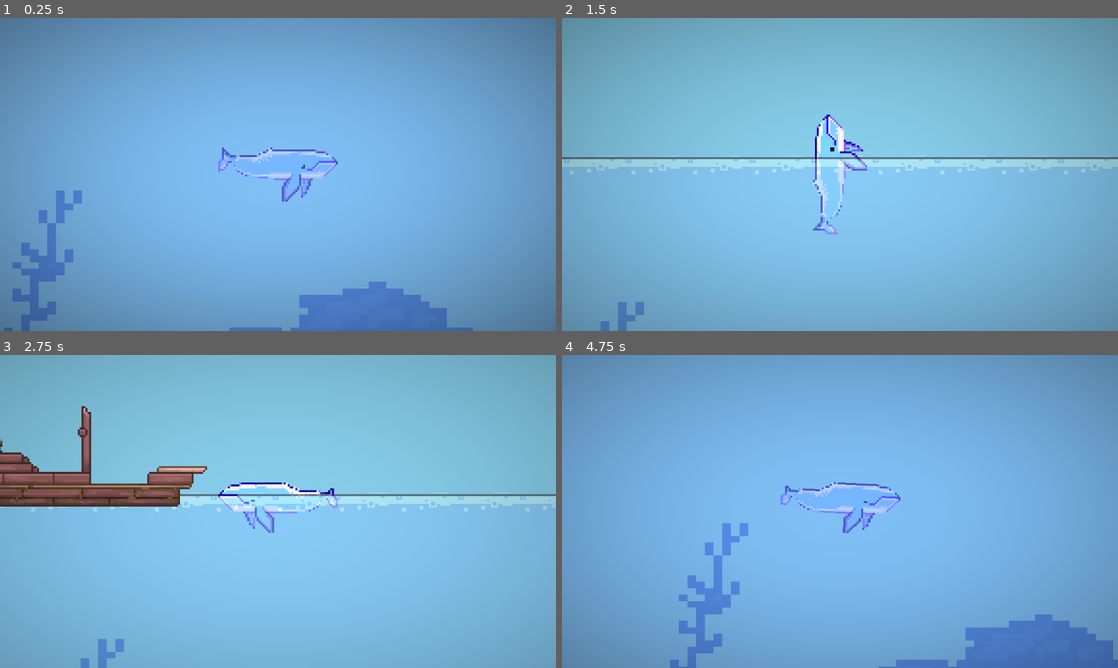
Above: before the commit, frames 1-4 (two rows, left to right).
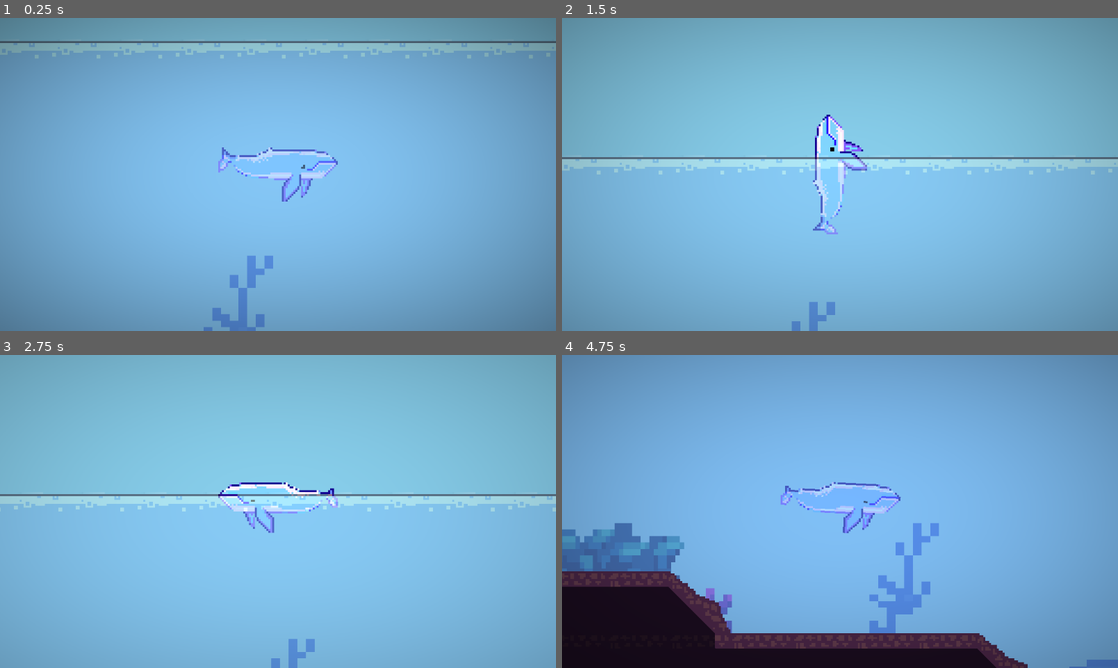
Above: after the commit, the same moments.

Repository: milana-94888u/revenge-of-the-deep
Game: Godot game, scene res://src/world/world.tscn
Two runs of this game, one before a commit and one after it. Both use one fixed random seed, a clock stepped at 60 frames per second and the inputs below.
Inputs:
- Up to frame 1 (0.25 s): no input
- Up to frame 2 (1.5 s): hold Up (ui_up) from 0.53 s (still down)
- Up to frame 3 (2.75 s): release Up (ui_up) at 2.03 s; hold Left (ui_left) from 2.03 s (still down)
- Up to frame 4 (4.75 s): release Left (ui_left) at 3.53 s; hold Down (ui_down) 3.53-4.28 s; hold Right (ui_right) from 4.28 s (still down)

The runs differ from the first frame. In frame 1, 8.9% of the frame differs, in the area x 0-100%, y 7-100%; in frame 2, 1.5%; in frame 3, 5.7%; in frame 4, 21%, in the area x 0-100%, y 53-100%.

Commit message:
add simple harpoon

Diff:
--- a/project.godot
+++ b/project.godot
@@ -21,6 +21,8 @@
 
 [rendering]
 
+textures/canvas_textures/default_texture_filter=0
+textures/canvas_textures/default_texture_repeat=1
 renderer/rendering_method="gl_compatibility"
 renderer/rendering_method.mobile="gl_compatibility"
 environment/defaults/default_clear_color=Color(0.529412, 0.807843, 0.921569, 1)
--- /dev/null
+++ b/src/harpoon/harpoon.gd
@@ -0,0 +1,67 @@
+extends Node2D
+class_name Harpoon
+
+
+signal launched
+signal returned
+
+
+enum MoveMode {KEEP, EXTEND, RETRACT}
+
+
+@export var speed := 100.0
+@export var length := 150.0
+
+
+var move_mode := MoveMode.KEEP
+var direction := Vector2.DOWN
+
+
+@onready var rope_line := $RopeLine as Line2D
+@onready var head := $HeadArea as Area2D
+
+
+func get_rope_vector() -> Vector2:
+	return rope_line.points[1] - rope_line.points[0]
+
+
+func set_head_position(pos: Vector2) -> void:
+	rope_line.points[1] = pos
+	head.position = pos
+
+
+func launch(launch_direction: Vector2) -> void:
+	if move_mode != MoveMode.KEEP:
+		return
+	direction = launch_direction.normalized()
+	head.rotation = Vector2.RIGHT.angle_to(direction)
+	move_mode = MoveMode.EXTEND
+	launched.emit()
+
+
+func extend(change: Vector2) -> void:
+	set_head_position(head.position + change)
+	if get_rope_vector().length() >= length:
+		move_mode = MoveMode.RETRACT
+
+
+func retract(change: Vector2) -> void:
+	set_head_position(head.position - change)
+	if get_rope_vector().length() < length * 0.1:
+		set_head_position(Vector2.ZERO)
+		move_mode = MoveMode.KEEP
+		returned.emit()
+
+
+func _physics_process(delta: float) -> void:
+	var frame_change := delta * speed * direction
+	match move_mode:
+		MoveMode.EXTEND:
+			extend(frame_change)
+		MoveMode.RETRACT:
+			retract(frame_change)
+
+
+func _on_head_area_body_entered(body: Node2D) -> void:
+	if body is Whale:
+		body
--- /dev/null
+++ b/src/harpoon/harpoon.tscn
@@ -0,0 +1,30 @@
+[gd_scene load_steps=5 format=3 uid="uid://sa65o84q4iw4"]
+
+[ext_resource type="Texture2D" uid="uid://b8gykghew4q38" path="res://assets/harpoon/rope_fragment.png" id="1_d771j"]
+[ext_resource type="Script" path="res://src/harpoon/harpoon.gd" id="1_hii4b"]
+[ext_resource type="Texture2D" uid="uid://fop0emx8yuyy" path="res://assets/harpoon/harpoon_head.png" id="2_0ib5x"]
+
+[sub_resource type="CircleShape2D" id="CircleShape2D_tovwf"]
+radius = 14.0357
+
+[node name="Harpoon" type="Node2D"]
+script = ExtResource("1_hii4b")
+
+[node name="RopeLine" type="Line2D" parent="."]
+points = PackedVector2Array(0, 0, 0, 0)
+width = 2.0
+texture = ExtResource("1_d771j")
+texture_mode = 1
+begin_cap_mode = 2
+end_cap_mode = 2
+
+[node name="HeadArea" type="Area2D" parent="."]
+rotation = 1.5708
+
+[node name="HarpoonHead" type="Sprite2D" parent="HeadArea"]
+texture = ExtResource("2_0ib5x")
+
+[node name="CollisionShape2D" type="CollisionShape2D" parent="HeadArea"]
+shape = SubResource("CircleShape2D_tovwf")
+
+[connection signal="body_entered" from="HeadArea" to="." method="_on_head_area_body_entered"]
--- a/src/ship/ship.gd
+++ b/src/ship/ship.gd
@@ -1,6 +1,26 @@
-extends Sprite2D
+extends PathFollow2D
+
+
+@export var speed := 50.0
+
+var moving := true
+
+@onready var harpoon := $Harpoon as Harpoon
+
+
+func _physics_process(delta: float) -> void:
+	if moving:
+		progress += speed * delta
 
 
 func _on_attack_area_body_entered(body: Node2D) -> void:
 	if body is Whale:
-		body
+		harpoon.launch(body.global_position - global_position)
+
+
+func _on_harpoon_launched() -> void:
+	moving = false
+
+
+func _on_harpoon_returned() -> void:
+	moving = true
--- a/src/ship/ship.tscn
+++ b/src/ship/ship.tscn
@@ -1,8 +1,9 @@
-[gd_scene load_steps=7 format=3 uid="uid://sg1awmxnd4x5"]
+[gd_scene load_steps=8 format=3 uid="uid://sg1awmxnd4x5"]
 
+[ext_resource type="Script" path="res://src/ship/ship.gd" id="1_ds7yo"]
 [ext_resource type="Texture2D" uid="uid://chh5s6oto3qxx" path="res://assets/ship/ship_full.png" id="1_mxkm1"]
 [ext_resource type="Texture2D" uid="uid://c77kvisssyumx" path="res://assets/ship/ship_particles.png" id="2_2m1jq"]
-[ext_resource type="Script" path="res://src/ship/ship.gd" id="2_8wga2"]
+[ext_resource type="PackedScene" uid="uid://sa65o84q4iw4" path="res://src/harpoon/harpoon.tscn" id="4_qbp3t"]
 
 [sub_resource type="CanvasItemMaterial" id="CanvasItemMaterial_lsxgu"]
 particles_animation = true
@@ -28,10 +29,12 @@
 [sub_resource type="RectangleShape2D" id="RectangleShape2D_ith0v"]
 size = Vector2(192, 128)
 
-[node name="Ship" type="Sprite2D"]
+[node name="Ship" type="PathFollow2D"]
+script = ExtResource("1_ds7yo")
+
+[node name="Ship" type="Sprite2D" parent="."]
 texture_filter = 1
 texture = ExtResource("1_mxkm1")
-script = ExtResource("2_8wga2")
 
 [node name="DestroyParticles" type="GPUParticles2D" parent="."]
 material = SubResource("CanvasItemMaterial_lsxgu")
@@ -52,4 +55,9 @@
 position = Vector2(0, 64)
 shape = SubResource("RectangleShape2D_ith0v")
 
+[node name="Harpoon" parent="." instance=ExtResource("4_qbp3t")]
+position = Vector2(8, 14)
+
 [connection signal="body_entered" from="AttackArea" to="." method="_on_attack_area_body_entered"]
+[connection signal="launched" from="Harpoon" to="." method="_on_harpoon_launched"]
+[connection signal="returned" from="Harpoon" to="." method="_on_harpoon_returned"]
--- a/src/whale/whale.gd
+++ b/src/whale/whale.gd
@@ -1,8 +1,5 @@
 extends CharacterBody2D
 class_name Whale
-
-
-@onready var physics_frames := ProjectSettings.get_setting("physics/common/physics_ticks_per_second") as float
 
 
 @export var speed := 200.0
@@ -43,9 +40,9 @@
 func _physics_process(delta: float) -> void:
 	InputEventAction.new()
 	if input_direction:
-		accelerate(input_direction.normalized(), delta * physics_frames)
+		accelerate(input_direction.normalized(), delta * 60.0)
 	else:
-		add_friction(delta * physics_frames)
+		add_friction(delta * 60.0)
 	adjust_rotation()
 	move_and_slide()
 
@@ -69,3 +66,7 @@
 func _unhandled_input(event: InputEvent) -> void:
 	for action in action_to_direction:
 		set_input_direction_strenght(event, action)
+
+
+func die() -> void:
+	skew = PI * 0.25
--- a/src/whale/whale.tscn
+++ b/src/whale/whale.tscn
@@ -86,7 +86,6 @@
 height = 70.0
 
 [node name="Whale" type="CharacterBody2D"]
-texture_filter = 1
 script = ExtResource("1_oi7cb")
 
 [node name="AnimatedSprite2D" type="AnimatedSprite2D" parent="."]
--- a/src/world/ShipPathFollow.gd
+++ /dev/null
@@ -1,15 +0,0 @@
-extends PathFollow2D
-
-
-@onready var physics_frames := ProjectSettings.get_setting("physics/common/physics_ticks_per_second") as float
-
-
-@export var speed := 5
-
-
-@onready var ship := $Ship as Sprite2D
-#@onready var
-
-
-func _physics_process(delta: float) -> void:
-	progress += speed * delta * physics_frames
--- a/src/world/world.tscn
+++ b/src/world/world.tscn
@@ -1,11 +1,10 @@
-[gd_scene load_steps=16 format=3 uid="uid://dg0dmwxqqnjh2"]
+[gd_scene load_steps=15 format=3 uid="uid://dg0dmwxqqnjh2"]
 
 [ext_resource type="Script" path="res://src/world/world.gd" id="1_aautu"]
 [ext_resource type="Texture2D" uid="uid://bngvqwqh6gaq" path="res://assets/tiles/water.png" id="1_b6be4"]
 [ext_resource type="Texture2D" uid="uid://dfjplg1h0bgys" path="res://assets/background/layers/far.png" id="1_qdo55"]
 [ext_resource type="Texture2D" uid="uid://djobq2fm5l7p5" path="res://assets/background/layers/foregound-merged.png" id="2_dgmhj"]
 [ext_resource type="PackedScene" uid="uid://dya0egt7juqx3" path="res://src/whale/whale.tscn" id="2_wfaic"]
-[ext_resource type="Script" path="res://src/world/ShipPathFollow.gd" id="6_oawcq"]
 [ext_resource type="PackedScene" uid="uid://sg1awmxnd4x5" path="res://src/ship/ship.tscn" id="6_q7bx0"]
 [ext_resource type="Shader" path="res://src/world/vignetting.gdshader" id="8_qsku4"]
 
@@ -131,13 +130,11 @@
 shader = ExtResource("8_qsku4")
 
 [node name="World" type="Node2D"]
-texture_filter = 1
 script = ExtResource("1_aautu")
 
 [node name="ParallaxBackground" type="ParallaxBackground" parent="."]
 
 [node name="Far" type="ParallaxLayer" parent="ParallaxBackground"]
-texture_filter = 1
 motion_scale = Vector2(0.2, 0.4)
 motion_offset = Vector2(0, 64.8)
 motion_mirroring = Vector2(1152, 0)
@@ -149,7 +146,6 @@
 centered = false
 
 [node name="Foreground" type="ParallaxLayer" parent="ParallaxBackground"]
-texture_filter = 1
 motion_scale = Vector2(0.8, 0.4)
 motion_offset = Vector2(0, 64.8)
 motion_mirroring = Vector2(1152, 0)
@@ -184,17 +180,15 @@
 
 [node name="Whale" parent="." instance=ExtResource("2_wfaic")]
 z_index = -100
-position = Vector2(1236, 155)
+position = Vector2(742, 71)
 
 [node name="ShipPath" type="Path2D" parent="."]
 curve = SubResource("Curve2D_5kqrm")
-
-[node name="ShipPathFollow" type="PathFollow2D" parent="ShipPath"]
+metadata/_edit_lock_ = true
+
+[node name="Ship" parent="ShipPath" instance=ExtResource("6_q7bx0")]
 position = Vector2(195, -20)
-rotates = false
-script = ExtResource("6_oawcq")
-
-[node name="Ship" parent="ShipPath/ShipPathFollow" instance=ExtResource("6_q7bx0")]
+metadata/_edit_lock_ = true
 
 [node name="CanvasLayer" type="CanvasLayer" parent="."]
 
@@ -206,3 +200,5 @@
 grow_horizontal = 2
 grow_vertical = 2
 color = Color(0, 0, 0, 1)
+metadata/_edit_use_anchors_ = true
+metadata/_edit_lock_ = true
Binary file added: assets/harpoon/harpoon_head.png
Not shown, added: assets/harpoon/harpoon_head.png.import
Binary file added: assets/harpoon/rope_fragment.png
Not shown, added: assets/harpoon/rope_fragment.png.import
